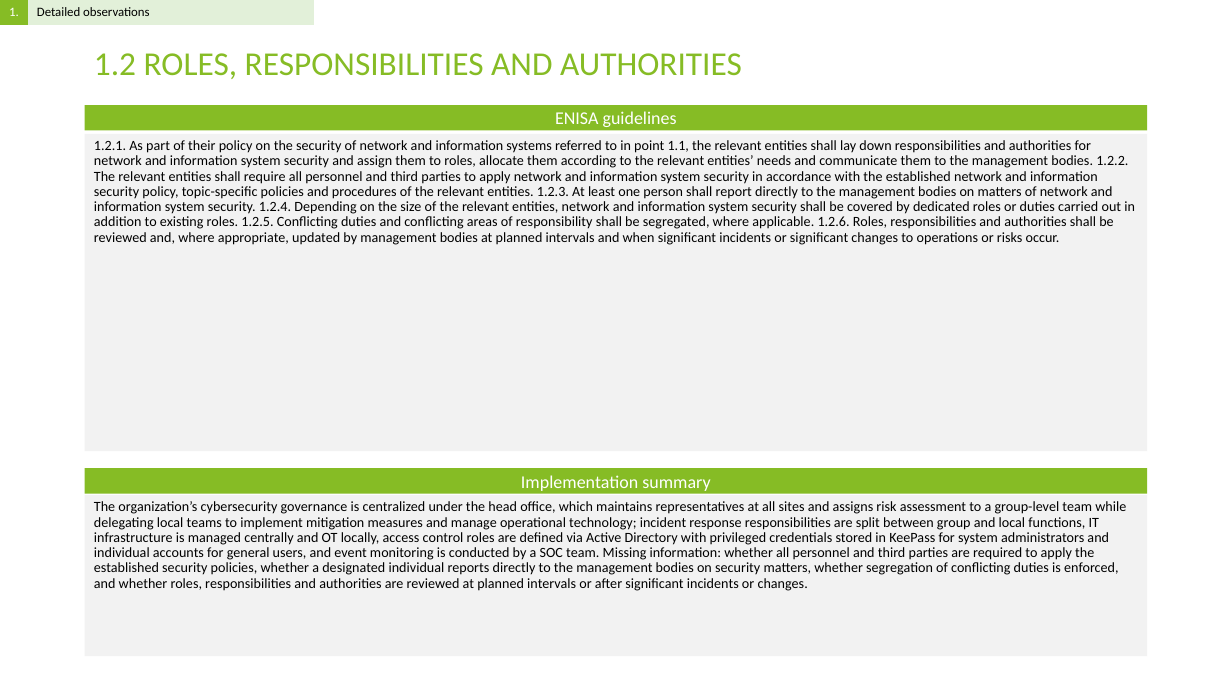
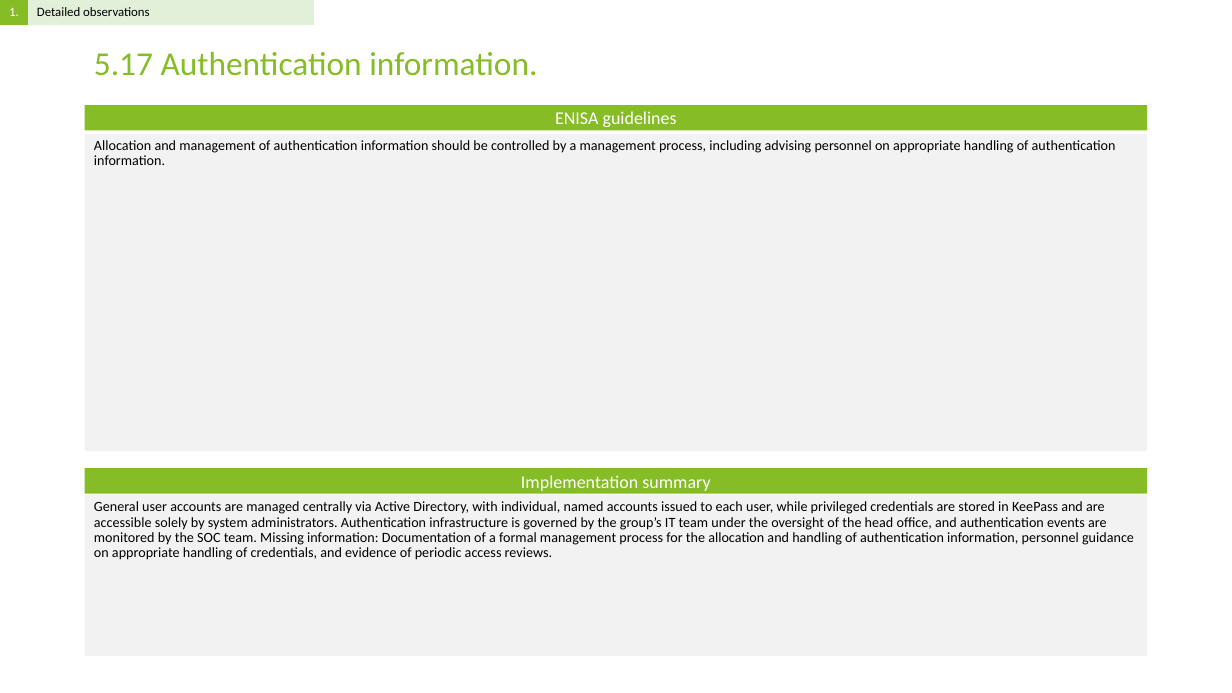
Before and after one commit to Rokas01/tprm, a slide deck: slide 6 of filename.pptx (slide 4 before the commit). Drawn at 1232x693 pixels with LibreOffice and Linux fonts; fonts in the diff are those of the drawing. Boxes give left, top, right and bottom in pixels: in the first picture for what was removed or moved away, otherwise in the second. Text is boxed around its words. In the diff, an @@ line names an element or a change of style, - is before the commit and + after.

```diff
--- a/filename.pptx
+++ b/filename.pptx
@@ title at (94, 52, 537, 76): text changed @@
-1.2 ROLES, RESPONSIBILITIES AND AUTHORITIES
+5.17 Authentication information.
@@ text at (94, 140, 1116, 165): text changed @@
-1.2.1. As part of their policy on the security of network and information systems referred to in point 1.1, the relevant entities shall lay down responsibilities and authorities for network and information system security and assign them to roles, allocate them according to the relevant entities’ needs and communicate them to the management bodies. 1.2.2. The relevant entities shall require all personnel and third parties to apply network and information system security in accordance with the established network and information security policy, topic-specific policies and procedures of the relevant entities. 1.2.3. At least one person shall report directly to the management bodies on matters of network and information system security. 1.2.4. Depending on the size of the relevant entities, network and information system security shall be covered by dedicated roles or duties carried out in addition to existing roles. 1.2.5. Conflicting duties and conflicting areas of responsibility shall be segregated, where applicable. 1.2.6. Roles, responsibilities and authorities shall be reviewed and, where appropriate, updated by management bodies at planned intervals and when significant incidents or significant changes to operations or risks occur.
+Allocation and management of authentication information should be controlled by a management process, including advising personnel on appropriate handling of authentication information.
@@ text at (94, 501, 1134, 560): text changed @@
-The organization’s cybersecurity governance is centralized under the head office, which maintains representatives at all sites and assigns risk assessment to a group-level team while delegating local teams to implement mitigation measures and manage operational technology; incident response responsibilities are split between group and local functions, IT infrastructure is managed centrally and OT locally, access control roles are defined via Active Directory with privileged credentials stored in KeePass for system administrators and individual accounts for general users, and event monitoring is conducted by a SOC team. Missing information: whether all personnel and third parties are required to apply the established security policies, whether a designated individual reports directly to the management bodies on security matters, whether segregation of conflicting duties is enforced, and whether roles, responsibilities and authorities are reviewed at planned intervals or after significant incidents or changes.
+General user accounts are managed centrally via Active Directory, with individual, named accounts issued to each user, while privileged credentials are stored in KeePass and are accessible solely by system administrators. Authentication infrastructure is governed by the group’s IT team under the oversight of the head office, and authentication events are monitored by the SOC team. Missing information: Documentation of a formal management process for the allocation and handling of authentication information, personnel guidance on appropriate handling of credentials, and evidence of periodic access reviews.
```
Also in this commit, not shown: 4 other slides changed, 14 slides added, 1 other file.
